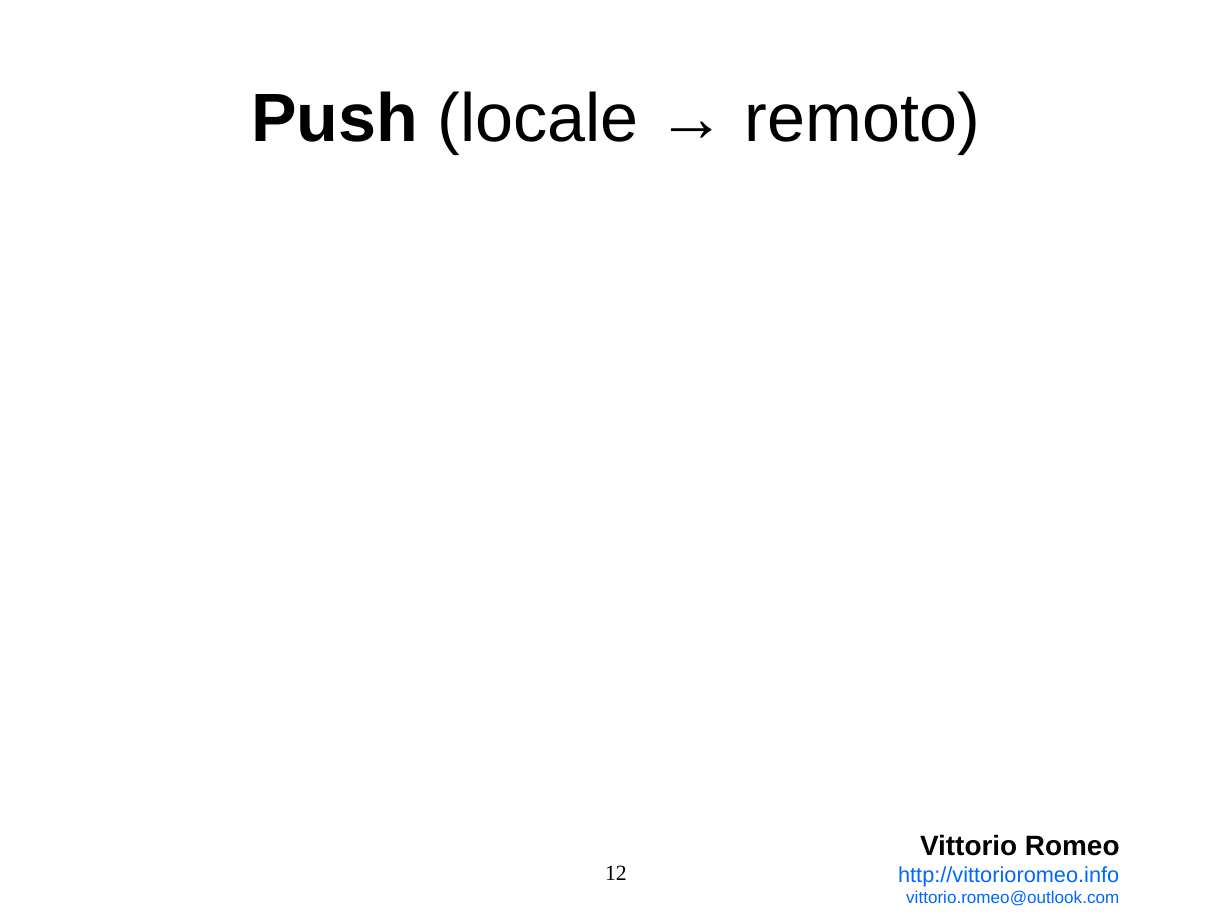
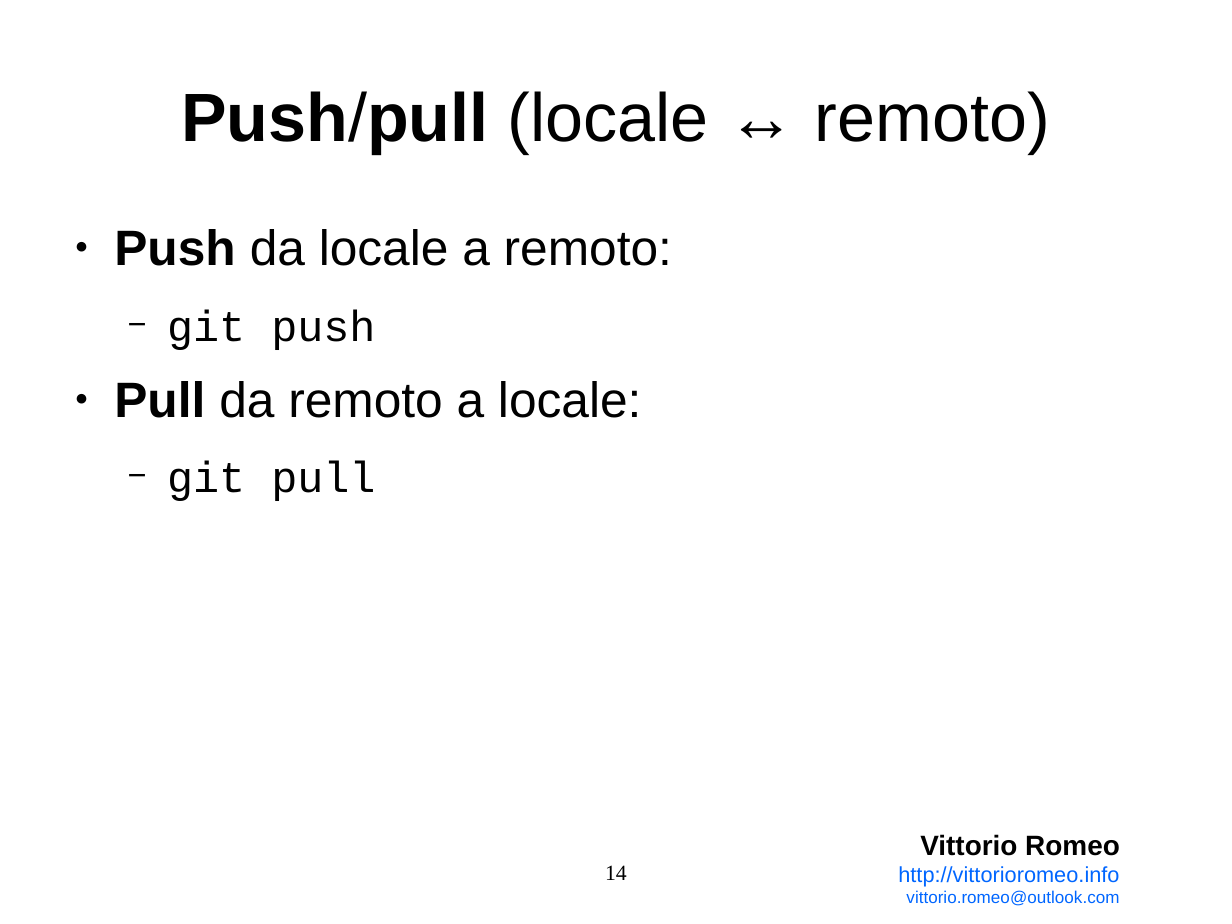
Before and after one commit to vittorioromeo/linuxDay2014, a slide deck: slide 14 of presentation.odp (slide 12 before the commit). Drawn at 1232x924 pixels with LibreOffice and Linux fonts; fonts in the diff are those of the drawing; background and template pictures are left out. Boxes give left, top, right and bottom in pixels: in the first picture for what was removed or moved away, otherwise in the second. Text is boxed around its words. In the diff, an @@ line names an element or a change of style, - is before the commit and + after.

```diff
--- a/presentation.odp
+++ b/presentation.odp
@@ title at (181,91,1050,153): text changed @@
-Push (locale → remoto)
+Push/pull (locale ↔ remoto)
@@ text added at (114,229,672,501), 32 pt, text #000000 @@
+● Push da locale a remoto:
+  − git push
+● Pull da remoto a locale:
+  − git pull
@@ page number at (605,865,627,880): text changed @@
-12
+14
```
Also in this commit, not shown: 4 other slides changed, 12 slides added, 10 slides removed, 13 other files.
